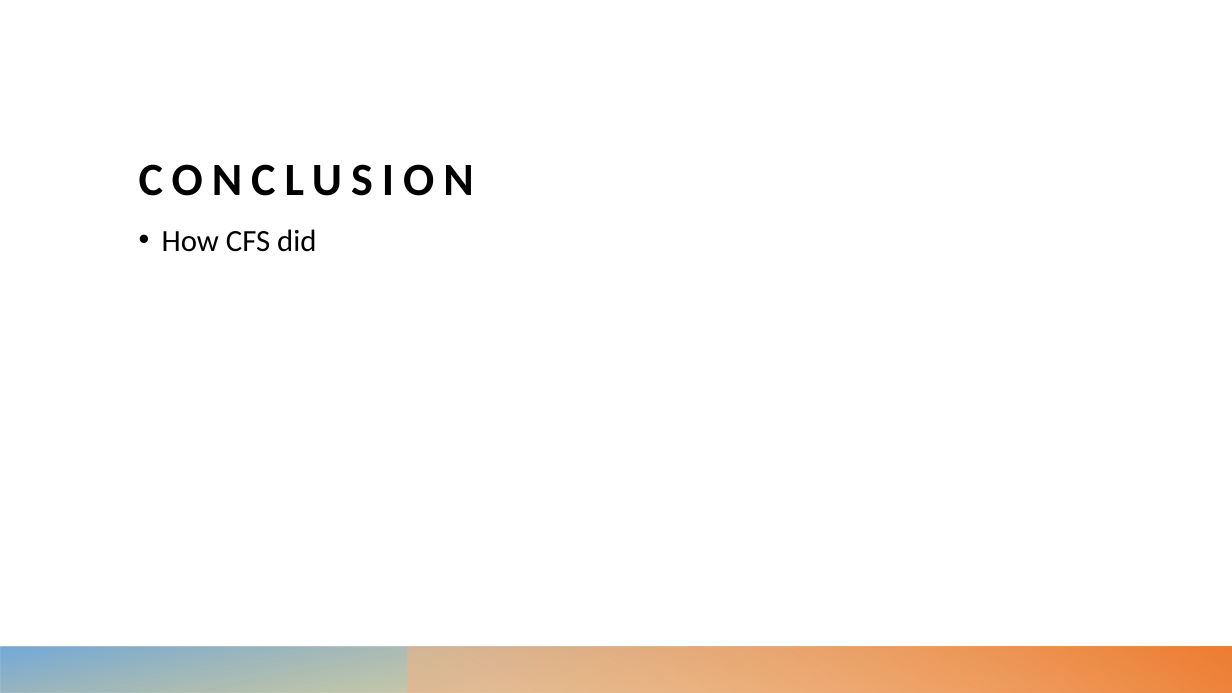
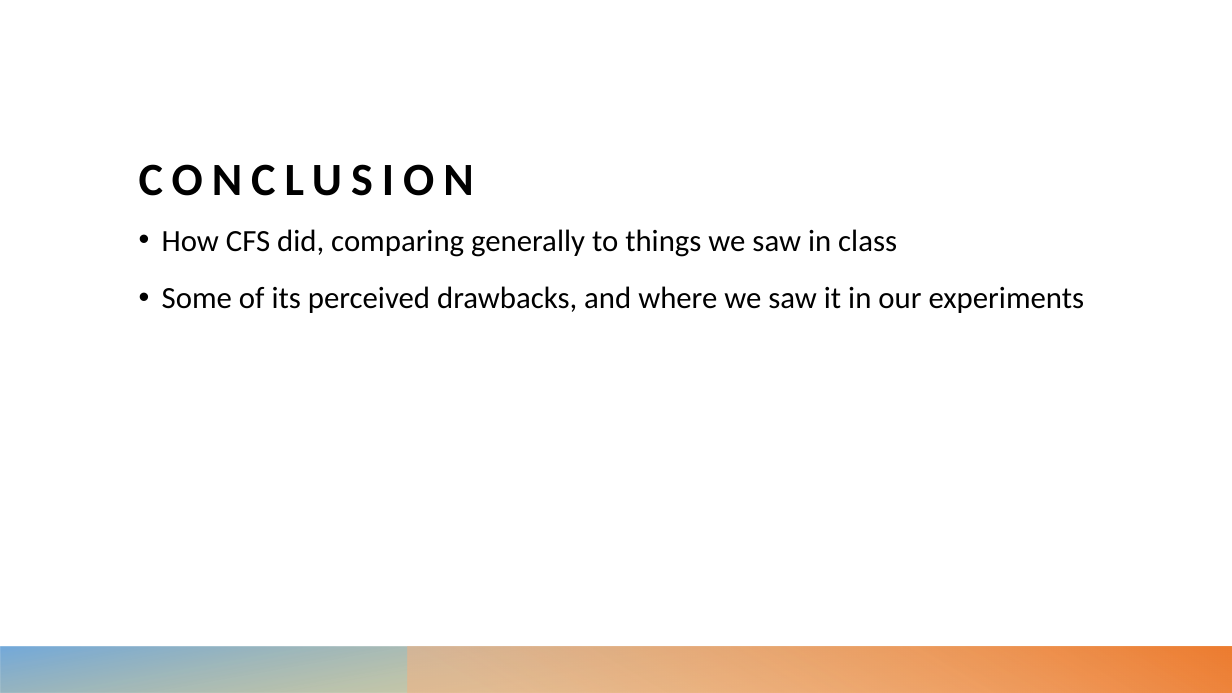
Before and after one commit to nathandekeyrel/os-final-proj, a slide deck: slide 23 of presentation/OS Final Presentation.pptx (slide 24 before the commit). Drawn at 1232x693 pixels with LibreOffice and Linux fonts; fonts in the diff are those of the drawing. Boxes give left, top, right and bottom in pixels: in the first picture for what was removed or moved away, otherwise in the second. Text is boxed around its words. In the diff, an @@ line names an element or a change of style, - is before the commit and + after.

```diff
--- a/presentation/OS Final Presentation.pptx
+++ b/presentation/OS Final Presentation.pptx
@@ text at <box>162,229,1085,313</box>: text changed @@
-• How CFS did
+• How CFS did, comparing generally to things we saw in class
+• Some of its perceived drawbacks, and where we saw it in our experiments
```
Also in this commit, not shown: 6 other slides changed, 2 slides added, 3 slides removed, 11 other files.
